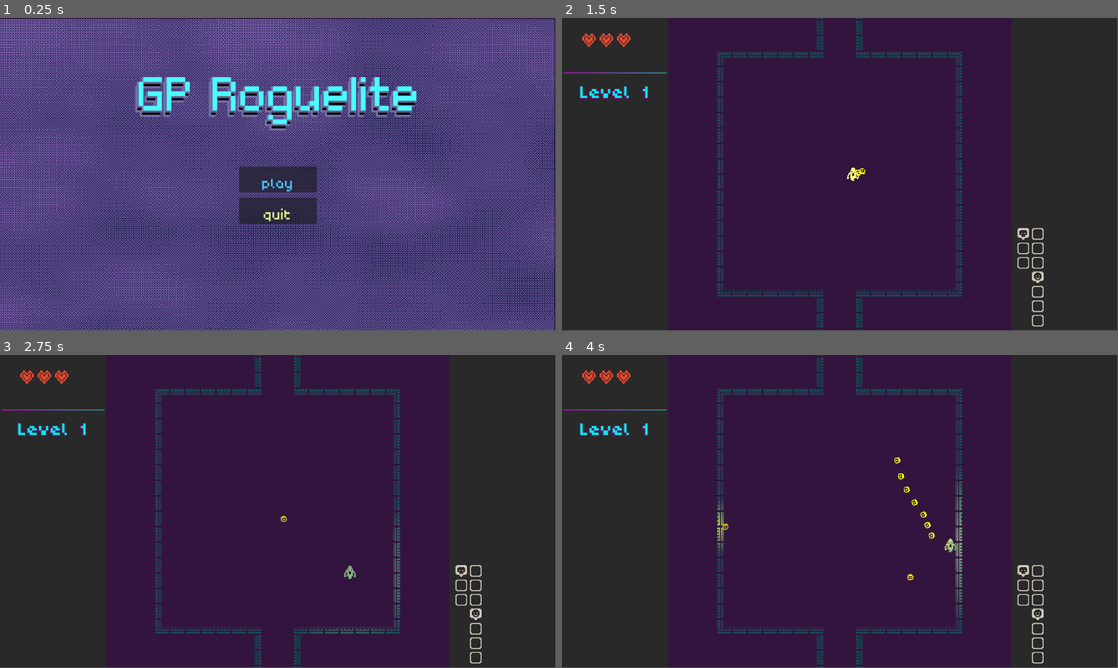
Above: before the commit, frames 1-4 (two rows, left to right).
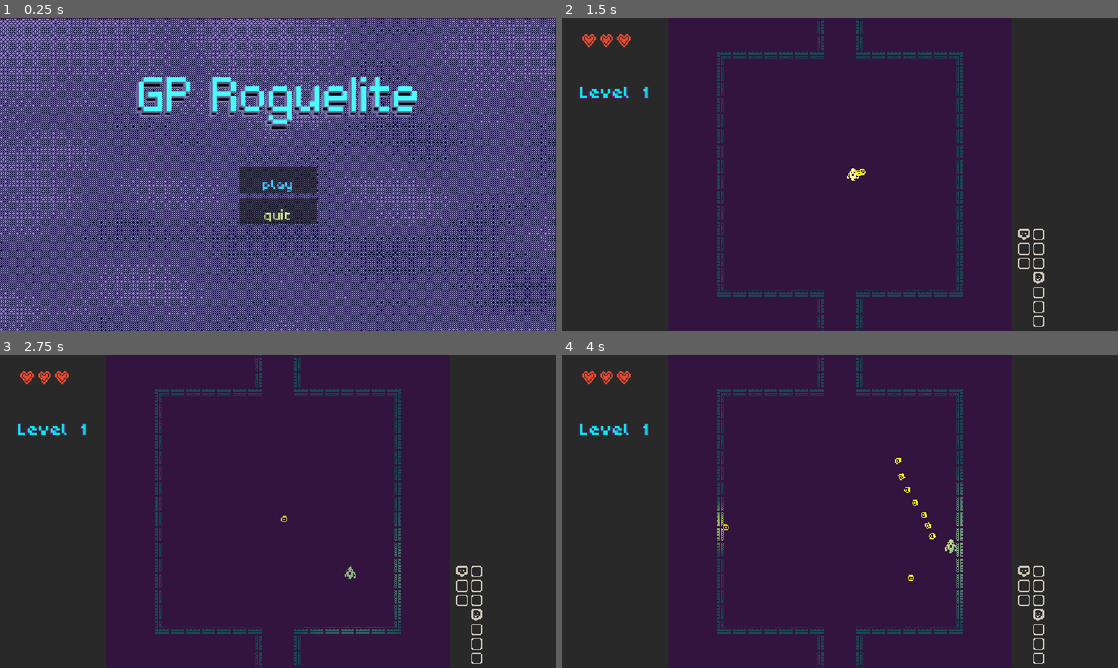
Above: after the commit, the same moments.

Repository: efredericks/gp-roguelite
Game: Godot game, scene res://scenes/menu.tscn
The game is run twice, just before and just after one commit, with the same random seed, the same clock (stepped at 60 frames per second) and the same inputs. Sound files missing from this copy of the repository are replaced by a short silence.
Inputs (mouse positions are in pixels of both pictures, inside the frame that each line leads up to):
- Up to frame 1 (0.25 s): no input
- Up to frame 2 (1.5 s): click "play" at 0.5 s; tap Enter at 1.25 s; move the mouse to (962, 158) at 1.27 s; press the mouse at (962, 158) at 1.28 s; hold D (move_right) from 1.28 s (still down)
- Up to frame 3 (2.75 s): move the mouse to (166, 527) at 2.02 s; release D (move_right) at 2.03 s; release the mouse at (166, 527) at 2.03 s; hold S (move_down) from 2.03 s (still down); click (166, 527) at 2.1 s
- Up to frame 4 (4 s): move the mouse to (895, 442) at 2.77 s; release S (move_down) at 2.78 s; press the mouse at (895, 442) at 2.78 s; hold D (move_right) 2.78-3.53 s; move the mouse to (812, 574) at 3.52 s; release the mouse at (812, 574) at 3.53 s; hold W (move_up) from 3.53 s (still down); click (812, 574) at 3.6 s
In our replay, the window is 799x449 before the commit and 800x450 after it. These sizes can differ from the game's own. Grey fills any space a smaller window leaves; there, only what the larger window draws over its background counts as a difference.

The runs differ from the first frame. In frame 1, 91% of the frame differs, in the area x 0-100%, y 0-100%; in frame 2, 2.2%; in frame 3, 2.3%; in frame 4, 2.4%.

Commit message:
fullscreen and quit

Diff:
--- a/project.godot
+++ b/project.godot
@@ -19,6 +19,10 @@
 
 GlobalSignals="*uid://bclekpogth7jb"
 GameState="*uid://b6wviqsbvvv3o"
+
+[display]
+
+window/stretch/mode="canvas_items"
 
 [input]
 
@@ -77,6 +81,16 @@
 "events": [Object(InputEventKey,"resource_local_to_scene":false,"resource_name":"","device":-1,"window_id":0,"alt_press …(191 unchanged characters)…
 ]
 }
+toggle_fullscreen={
+"deadzone": 0.2,
+"events": [Object(InputEventKey,"resource_local_to_scene":false,"resource_name":"","device":-1,"window_id":0,"alt_pressed":false,"shift_pressed":false,"ctrl_pressed":false,"meta_pressed":false,"pressed":false,"keycode":0,"physical_keycode":70,"key_label":0,"unicode":102,"location":0,"echo":false,"script":null)
+]
+}
+quit={
+"deadzone": 0.2,
+"events": [Object(InputEventKey,"resource_local_to_scene":false,"resource_name":"","device":-1,"window_id":0,"alt_pressed":false,"shift_pressed":false,"ctrl_pressed":false,"meta_pressed":false,"pressed":false,"keycode":0,"physical_keycode":4194305,"key_label":0,"unicode":0,"location":0,"echo":false,"script":null)
+]
+}
 
 [layer_names]
 
--- a/scripts/game_state.gd
+++ b/scripts/game_state.gd
@@ -13,7 +13,9 @@
 var restart_hold_time: float = 0.0
 var restart_hold_duration: float = 2.0  # seconds to hold
 
+# global inputs that aren't movement/shooting
 func _process(delta: float) -> void:
+	# debug
 	if Input.is_action_just_pressed("invincible"):
 		debug_invincible = not debug_invincible
 		GlobalSignals.OnDebug.emit.call_deferred() # modulate player
@@ -27,8 +29,18 @@
 			_restart()
 	else:
 		restart_hold_time = 0.0
-		GlobalSignals.OnResetHold.emit.call_deferred(0.0)
+		GlobalSignals.OnResetHold.emit.call_deferred(0.0) # reset alpha
 
+	# toggle fullscreen
+	if Input.is_action_just_pressed("toggle_fullscreen"):
+		if DisplayServer.window_get_mode() == DisplayServer.WINDOW_MODE_FULLSCREEN:
+			DisplayServer.window_set_mode(DisplayServer.WINDOW_MODE_WINDOWED)
+		else:
+			DisplayServer.window_set_mode(DisplayServer.WINDOW_MODE_FULLSCREEN)
+
+	# quit game
+	if Input.is_action_just_pressed("quit"):
+		get_tree().quit()
 
 # reset all global data (also called when dead)
 func reset_data() -> void:
